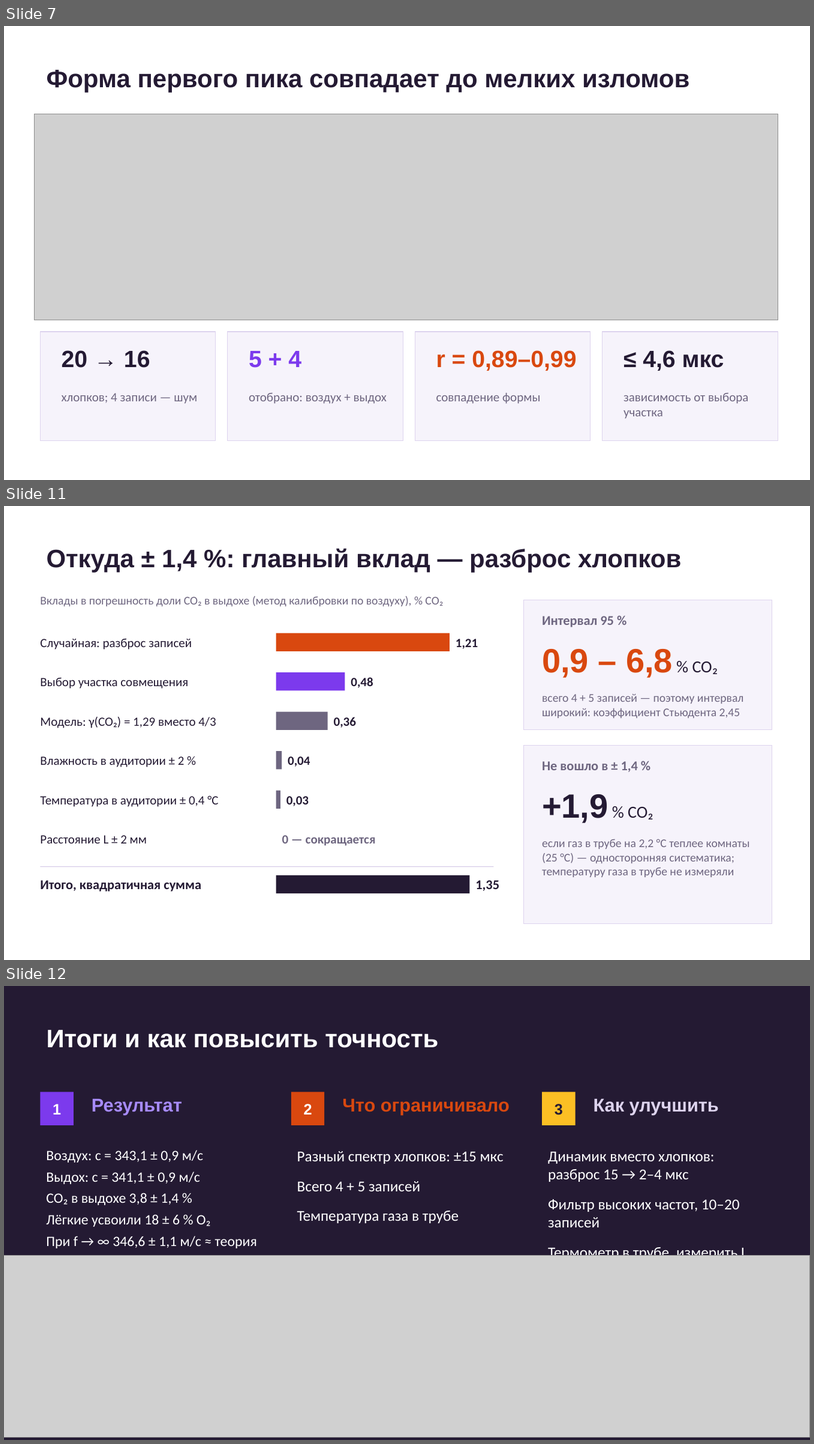
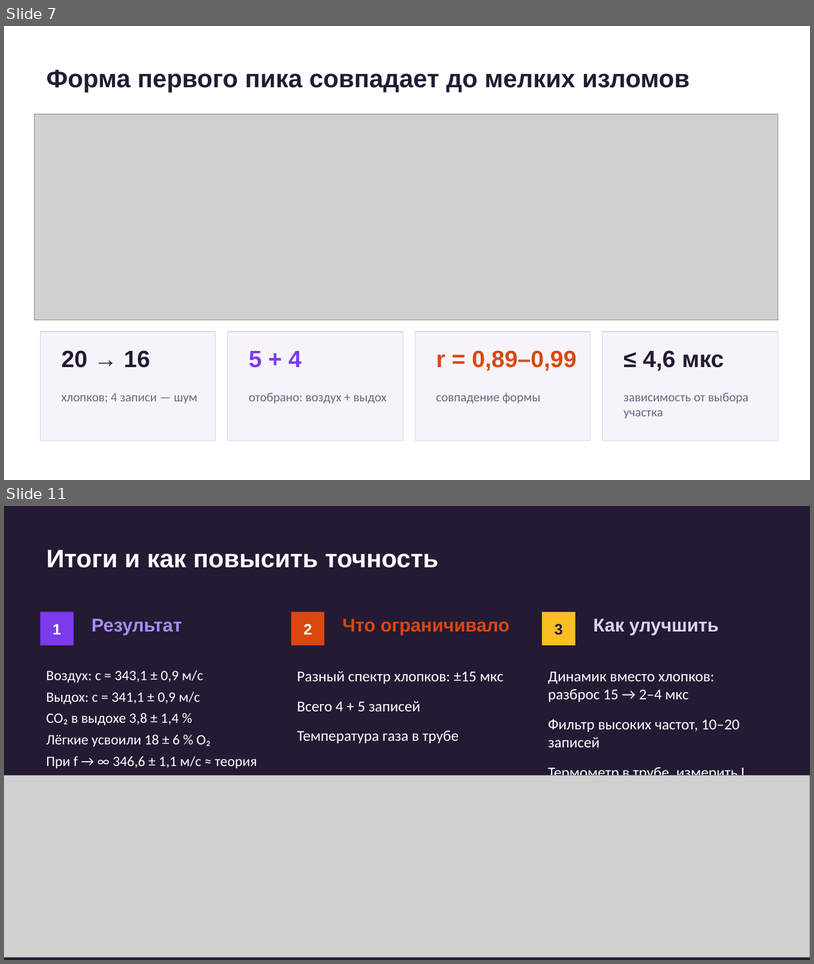
Before and after one commit to Zemiiil/sound-velocity-lab, a slide deck: sound/report/sound-presentation.pptx. Shown one above the other, each under a label of ours: slides 7, 11 and 12 before the commit, slides 7 and 11 after it; the slides between them are not shown. The pictures are 814x1444 and 814x964 pixels, drawn with LibreOffice and Linux fonts; fonts in the diff are those of the drawing; grey boxes stand for pictures. Boxes give left, top, right and bottom in pixels: in the first picture for what was removed or moved away, otherwise in the second. Text is boxed around its words. In the diff, an @@ line names an element or a change of style, - is before the commit and + after.

```diff
--- a/sound/report/sound-presentation.pptx
+++ b/sound/report/sound-presentation.pptx
@@ slide 11 removed at (4,506,810,960), background #FFFFFF @@
@@ title removed at (47,548,681,572) @@
-Откуда ± 1,4 %: главный вклад — разброс хлопков
@@ text removed at (40,596,443,606) @@
-Вклады в погрешность доли CO₂ в выдохе (метод калибровки по воздуху), % CO₂
@@ rectangle removed at (524,600,772,730) @@
@@ text removed at (542,616,614,627) @@
-Интервал 95 %
@@ text removed at (40,638,192,649) @@
-Случайная: разброс записей
@@ rectangle removed at (276,633,450,651) @@
@@ text removed at (456,639,478,649) @@
-1,21
@@ text removed at (542,649,719,678) @@
-0,9 – 6,8 % CO₂
@@ text removed at (40,677,188,688) @@
-Выбор участка совмещения
@@ rectangle removed at (276,672,345,691) @@
@@ text removed at (351,677,373,688) @@
-0,48
@@ text removed at (542,694,744,718) @@
-всего 4 + 5 записей — поэтому интервал широкий: коэффициент Стьюдента 2,45
@@ text removed at (40,717,216,728) @@
-Модель: γ(CO₂) = 1,29 вместо 4/3
@@ rectangle removed at (276,712,327,730) @@
@@ text removed at (334,717,356,727) @@
-0,36
@@ text removed at (40,756,185,767) @@
-Влажность в аудитории ± 2 %
@@ rectangle removed at (276,751,282,769) @@
@@ text removed at (288,756,310,766) @@
-0,04
@@ rectangle removed at (524,745,772,924) @@
@@ text removed at (542,761,638,772) @@
-Не вошло в ± 1,4 %
@@ rectangle removed at (276,790,281,808) @@
@@ text removed at (40,795,218,807) @@
-Температура в аудитории ± 0,4 °C
@@ text removed at (287,796,309,806) @@
-0,03
@@ text removed at (542,794,654,823) @@
-+1,9 % CO₂
@@ text removed at (40,835,147,843) @@
-Расстояние L ± 2 мм
@@ text removed at (282,835,376,846) @@
-0 — сокращается
@@ text removed at (542,838,750,877) @@
-если газ в трубе на 2,2 °C теплее комнаты (25 °C) — односторонняя систематика; температуру газа в трубе не измеряли
@@ rectangle removed at (40,866,494,867) @@
@@ text removed at (40,880,201,891) @@
-Итого, квадратичная сумма
@@ rectangle removed at (276,875,470,893) @@
@@ text removed at (476,880,500,891) @@
-1,35
@@ what was slide 12 is now slide 11 @@
```
Also in this commit, not shown: 3 slides changed.
